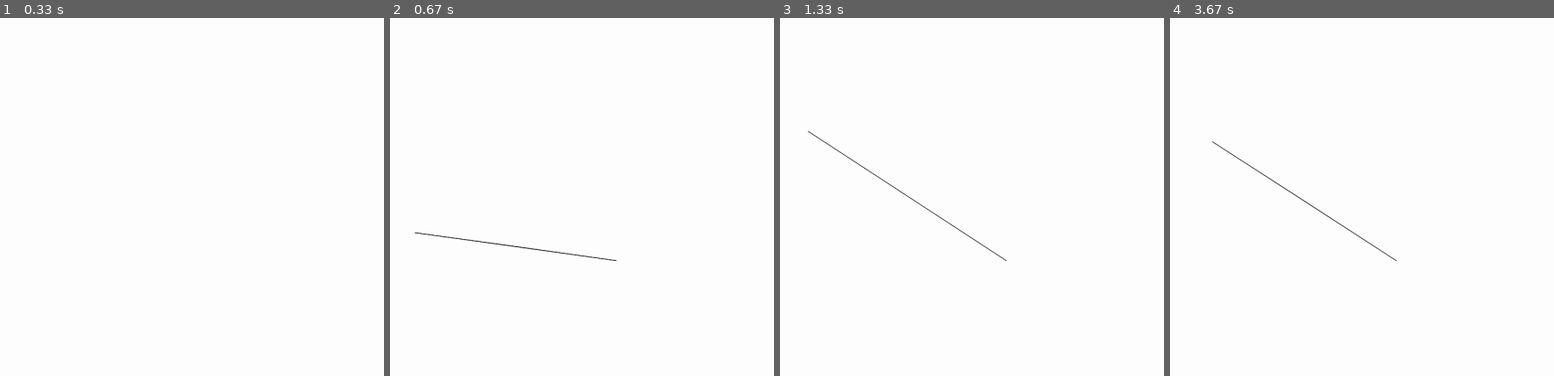
Above: before the commit, frames 1-4 (left to right).
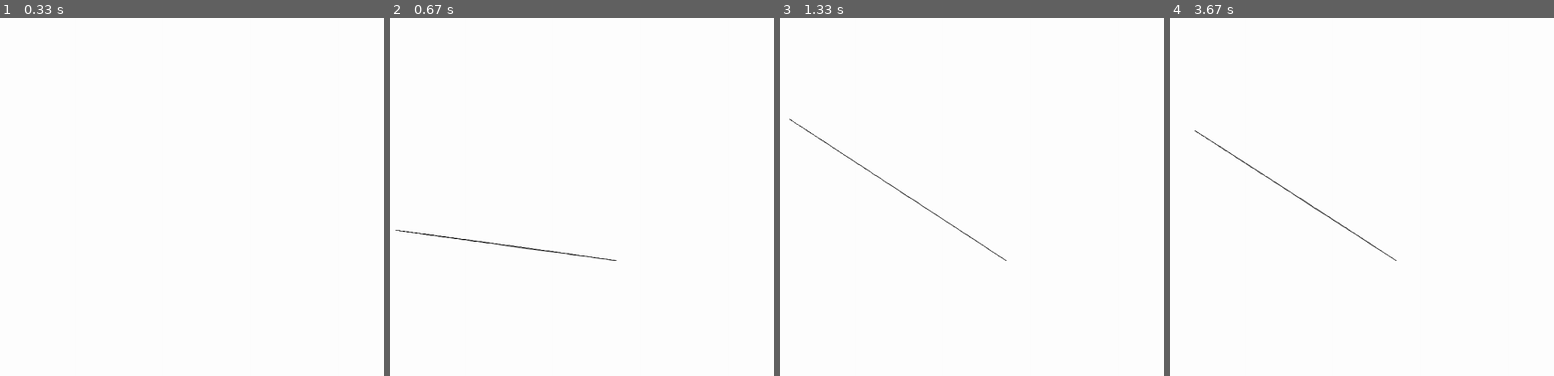
Above: after the commit, the same moments.

Repository: minscore0/Curve-Shortening-Flow-Simulation
Game: pygame game, started from curve_shortening_flow.py
Same seed, same stepped clock (60 frames per second), same inputs: the game is played once before the commit and once after it.
Inputs (mouse positions are in pixels of both pictures, inside the frame that each line leads up to):
- Up to frame 1 (0.33 s): no input
- Up to frame 2 (0.67 s): press the mouse at (616, 261) at 0.37 s; move the mouse to (516, 247) at 0.47 s; release the mouse at (413, 232) at 0.6 s
- Up to frame 3 (1.33 s): tap X at 0.67 s; press the mouse at (1006, 261) at 1.03 s; move the mouse to (906, 193) at 1.13 s; release the mouse at (806, 128) at 1.27 s
- Up to frame 4 (3.67 s): move the mouse to (outside the picture) at 1.37 s; tap X at 1.4, 1.7, 2.23, 2.9, 3.2 s; press the mouse at (1396, 261) at 1.87 s; move the mouse to (1327, 164) at 1.97 s; release the mouse at (1258, 68) at 2.1 s; move the mouse to (outside the picture) at 2.2 s; press the mouse at (1396, 261) at 2.53 s; move the mouse to (1262, 211) at 2.63 s; release the mouse at (outside the picture) at 2.77 s; move the mouse to (outside the picture) at 2.87 s; press the mouse at (1396, 261) at 3.37 s; move the mouse to (1304, 200) at 3.47 s; release the mouse at (1212, 139) at 3.6 s

Frame 1 is identical in both runs. In frame 2, 0.2% of the frame differs, in the area x 1-58%, y 59-68%; in frame 3, 0.1%; in frame 4, 0.1%.

Commit message:
added drawing and interpolation (some errors still)

Diff:
--- a/curve_shortening_flow.py
+++ b/curve_shortening_flow.py
@@ -1,4 +1,8 @@
 import pygame
+from scipy.interpolate import splprep, splev
+import numpy as np
+import math
+import matplotlib.pyplot as plt
 
 # pygame setup
 pygame.init()
@@ -7,23 +11,60 @@
 clock = pygame.time.Clock()
 screen.fill("white")
 
-# constants
+# global constants
+global dr, ds
+ds = 3 # difference in arc length
 
-def collect_data(drawing, curve_data):
+
+def prepare_data(curve_data): # reparameterizes and interpolates the curve to with respect arc length (ds)
+    x = np.array([point[0] for point in curve_data])
+    y = np.array([point[1] for point in curve_data])
+    arc_lengths = np.zeros(len(curve_data))
+
+    for i in range(1, len(curve_data)):
+        arc_lengths[i] = arc_lengths[i-1] + math.dist(curve_data[i-1], curve_data[i]) # stores the partial sum of arclength at each point
+    normalized_arc_lengths = arc_lengths/arc_lengths[-1] # maps arc lengths to [0, 1] by dividing by the total arc length
+
+    tck, u = splprep([x, y], u=normalized_arc_lengths, s=0) # performs spline interpolation based off of the parameter arc length
+    new_t = np.linspace(0, 1, round(arc_lengths[-1]/ds))
+    new_x, new_y = splev(new_t, tck)
+
+    plt.plot(x, y, 'o', label='Original points')
+    plt.plot(new_x, new_y, '-', label='Interpolated curve')
+    plt.legend()
+    plt.xlabel('X')
+    plt.ylabel('Y')
+    plt.title('Arc Length Parameterized Spline Interpolation')
+    plt.show()
+
+    new_data = [(round(x), round(y)) for x, y in zip(new_x, new_y)]
+    print(len(new_data))
+    return new_data
+
+
+def collect_data(drawing, curve_data): # extends curve to current mouse position
     if drawing:
-        curve_data.append(pygame.mouse.get_pos())
+        position = pygame.mouse.get_pos()
+        if len(curve_data) >= 1 and position == curve_data[-1]:
+            return curve_data
+        curve_data.append(position)
     return curve_data
 
 
-def draw_curve(screen, curve_data):
-    if len(curve_data) == 0:
+def draw_curve(screen, curve_data): # draws the curve
+    if len(curve_data) < 2:
         return
     for point in range(len(curve_data)-1):
         pygame.draw.aaline(screen, "black", curve_data[point], curve_data[point+1])
     pygame.draw.aaline(screen, "black", curve_data[0], curve_data[-1])
     return
 
-def update_display(screen, curve_data):
+
+def csf(curve_data): # updates curve data according to curve shortening flow
+    pass
+
+
+def update_display(screen, curve_data): # update display
     screen.fill("white")
     draw_curve(screen, curve_data)
     pygame.display.flip()
@@ -49,14 +90,16 @@
 
         elif event.type == pygame.MOUSEBUTTONUP and not started:
             drawing = False
+            print("called")
+            curve_data.append(curve_data[0])
+            curve_data = prepare_data(curve_data)
 
         elif event.type == pygame.KEYDOWN:
             if event.key == pygame.K_ESCAPE or event.key == pygame.K_q: # quit program
                 running = False
 
             elif event.key == pygame.K_DELETE or event.key == pygame.K_x:
-                print("pressed x")
-                curve_data = []
+                curve_data = list()
 
             elif (event.key == pygame.K_RETURN or event.key == pygame.K_s) and not started: # start simulation
                 pass
@@ -67,3 +110,8 @@
     curve_data = collect_data(drawing, curve_data)
     update_display(screen, curve_data)
 pygame.quit()
+
+### TO DO
+# fix weird interpolation in gaps of data
+    # try some linear interpolation between last and first point before calling the prepare_data function
+# implement csf
--- /dev/null
+++ b/test.py
@@ -0,0 +1,43 @@
+import numpy as np
+from scipy.interpolate import splprep, splev
+import math
+
+# Given list of points (x, y)
+points = [(725, 459), (721, 459), (714, 459), (706, 457), (700, 452), (694, 446), (690, 436), (689, 420), (689, 402), (689, 385), (689, 366), (692, 347), (701, 331), (718, 313), (740, 297), (762, 285), (809, 277), (833, 278), (849, 282), (862, 294), (876, 310), (885, 326), (889, 340), (892, 356), (894, 372), (894, 386), (892, 398), (888, 408), (880, 416), (870, 425), (857, 434), (842, 442), (829, 449), (725, 459)]
+
+# Separate x and y coordinates
+x = np.array([point[0] for point in points])
+y = np.array([point[1] for point in points])
+
+distances = np.zeros(len(points))
+for i in range(1, len(points)):
+    distances[i] = distances[i-1] + math.dist(points[i-1], points[i]) # stores the partial sum of arclength at each point
+normalized_distances = distances/distances[-1]
+
+"""
+# Calculate the arc length
+distances = np.sqrt(np.diff(x)**2 + np.diff(y)**2)
+cumulative_distances = np.concatenate(([0], np.cumsum(distances)))
+
+# Normalize the cumulative distances
+normalized_distances = cumulative_distances / cumulative_distances[-1]
+"""
+# Parametric interpolation using normalized arc length
+tck, u = splprep([x, y], u=normalized_distances, s=0)
+
+# Define the parameter values for interpolation
+new_u = np.linspace(0, 1, 100)
+
+# Interpolate x and y coordinates separately
+new_x, new_y = splev(new_u, tck)
+
+# Plot the results to visualize
+import matplotlib.pyplot as plt
+
+plt.plot(x, y, 'o', label='Original points')
+plt.plot(new_x, new_y, '-', label='Interpolated curve')
+plt.legend()
+plt.xlabel('X')
+plt.ylabel('Y')
+plt.title('Arc Length Parameterized Spline Interpolation')
+plt.show()
--- /dev/null
+++ b/test_pygame.py
@@ -0,0 +1,85 @@
+import numpy as np
+import pygame
+from scipy.interpolate import splprep, splev
+
+# Original points
+points = [(702, 522), (697, 522), (675, 522), (634, 522), (590, 522), (547, 522),
+          (509, 519), (488, 514), (476, 507), (469, 500), (464, 491), (462, 478),
+          (461, 465), (461, 450), (461, 432), (461, 413), (464, 396), (472, 376),
+          (486, 355), (505, 331), (552, 289), (575, 274), (597, 264), (620, 258),
+          (644, 254), (669, 253), (719, 257), (746, 266), (770, 278), (791, 292),
+          (806, 304), (817, 316), (825, 328), (832, 342), (836, 360), (838, 380),
+          (837, 402), (832, 422), (820, 443), (807, 460), (793, 473), (778, 486),
+          (761, 498), (746, 506), (732, 511), (721, 514), (713, 516), (710, 516),
+          (702, 522)]
+
+# Separate x and y coordinates
+x = np.array([point[0] for point in points])
+y = np.array([point[1] for point in points])
+
+# Compute arc length
+arc_lengths = np.zeros(len(points))
+for i in range(1, len(points)):
+    arc_lengths[i] = arc_lengths[i - 1] + np.sqrt((x[i] - x[i - 1]) ** 2 + (y[i] - y[i - 1]) ** 2)
+
+# Normalize arc length to [0, 1]
+normalized_arc_lengths = arc_lengths / arc_lengths[-1]
+
+# Parametric interpolation using normalized arc length
+tck, u = splprep([x, y], u=normalized_arc_lengths, s=0)
+
+# Define the parameter values for interpolation
+new_t = np.linspace(0, 1, 100)
+
+# Interpolate x and y coordinates separately
+new_x, new_y = splev(new_t, tck)
+
+# Print some of the coordinates for debugging
+print("Original Coordinates (x, y):")
+for i in range(len(x)):
+    print(f"({x[i]}, {y[i]})")
+
+print("\nInterpolated Coordinates (x, y):")
+for i in range(len(new_x)):
+    print(f"({new_x[i]}, {new_y[i]})")
+
+# Initialize Pygame
+pygame.init()
+
+# Set up the display
+width, height = 1000, 800  # Adjust based on your actual plotting range
+screen = pygame.display.set_mode((width, height))
+pygame.display.set_caption("Interpolated Curve")
+
+# Convert coordinates to Pygame's coordinate system
+# Pygame's origin (0,0) is at the top-left corner
+pygame_coords = [(int(x), height - int(y)) for x, y in zip(new_x, new_y)]
+
+# Print converted coordinates for debugging
+print("\nConverted Coordinates for Pygame (x, y):")
+for coord in pygame_coords:
+    print(coord)
+
+# Main loop
+running = True
+while running:
+    for event in pygame.event.get():
+        if event.type == pygame.QUIT:
+            running = False
+
+    # Fill the screen with a white background
+    screen.fill((255, 255, 255))
+
+    # Draw the original points (optional, for comparison)
+    for x, y in points:
+        pygame.draw.circle(screen, (0, 0, 255), (x, height - y), 5)  # Blue circles
+
+    # Draw the interpolated curve
+    if len(pygame_coords) > 1:
+        pygame.draw.lines(screen, (255, 0, 0), False, pygame_coords, 2)  # Red line for the interpolated curve
+
+    # Update the display
+    pygame.display.flip()
+
+# Quit Pygame
+pygame.quit()
